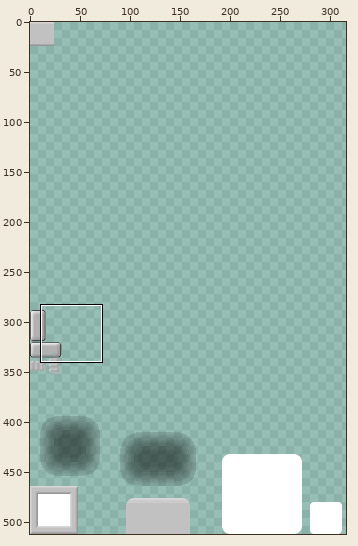
Edited in one commit: sprite sheet (sys/data/desktop/desktopGfx.png). The first picture is a wide view before the edit; the outline marks the close-up.
Close-up. Earlier state:
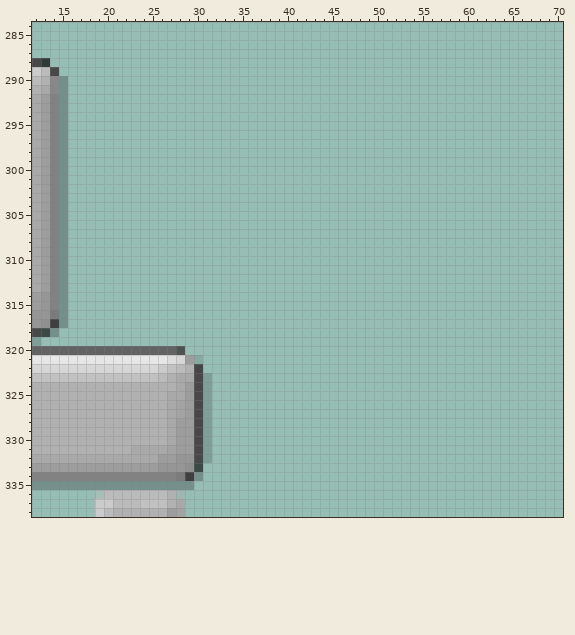
The file is 512x512 pixels. Pixels under 10% opacity are left out. Colours within 5 levels of each other are drawn and written as one. Shown: x 12..70, y 284..338. The wide view leaves out empty margins.
Once edited:
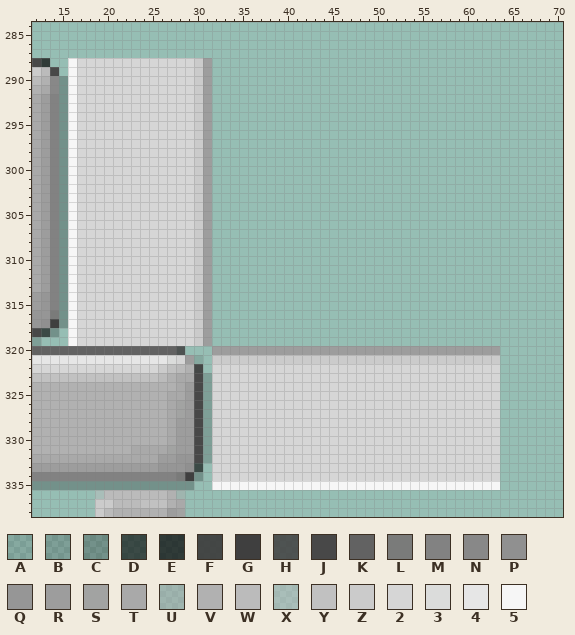
Palette (. is transparent): A #0000001c  B #00000029  C #0000003c  D #0303039e  E #080808b8  F #3d3d3deb  G #3f3f3f  H #464646e4  J #484848  K #626262  L #7a7b7a  M #828282  N #888888  P #909090  Q #969696  R #9d9d9d  S #a2a3a2  T #a9a9a9  U #aaaaaa78  V #b1b1b1  W #bbbbbb  X #bfbfbf78  Y #c1c1c1  Z #cbcbcb  2 #d6d6d6  3 #dbdcdb  4 #e6e6e6  5 #f6f6f6
Change:
y 288..319: x 16..31 ................ -> 52222222222222ZR
y 320: x 32..63 ................................ -> RRRRRRRRRRRRRRRRRRRRRRRRRRRRRRRR
y 321: x 32..63 ................................ -> ZZZZZZZZZZZZZZZZZZZZZZZZZZZZZZZZ
y 322..334: x 32..63 ................................ -> 22222222222222222222222222222222
y 335: x 32..63 ................................ -> 55555555555555555555555555555555
